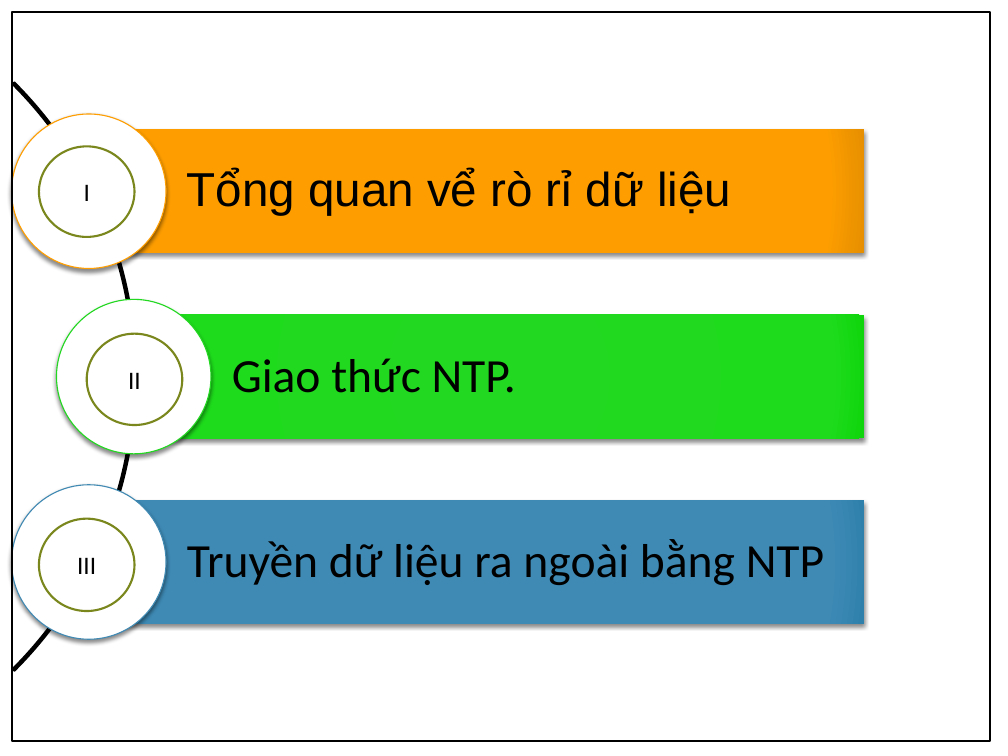
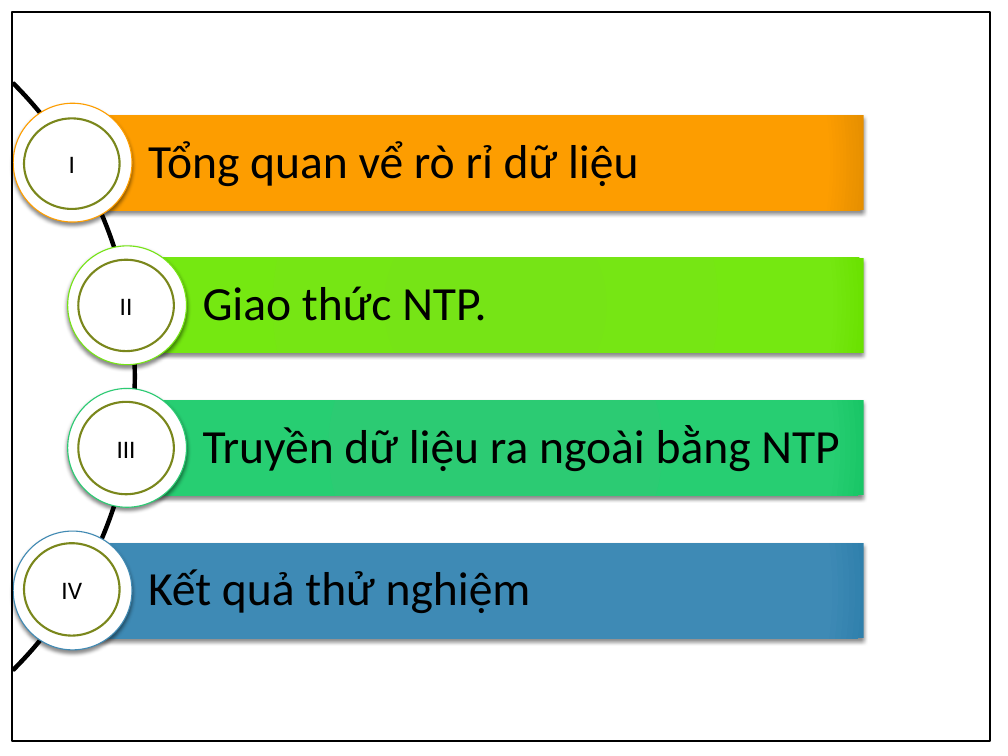
Before and after one commit to apkadmin/doan, a slide deck: slide 4 of Kỹ-thuật-khai-thác-giao-thức-Network-Time.pptx. Drawn at 1008x756 pixels with LibreOffice and Linux fonts; fonts in the diff are those of the drawing; background and template pictures are left out. Boxes give left, top, right and bottom in pixels: in the first picture for what was removed or moved away, otherwise in the second. Text is boxed around its words. In the diff, an @@ line names an element or a change of style, - is before the commit and + after.

```diff
--- a/Kỹ-thuật-khai-thác-giao-thức-Network-Time.pptx
+++ b/Kỹ-thuật-khai-thác-giao-thức-Network-Time.pptx
@@ ellipse: place and size @@
-ellipse at (11, 114, 165, 268)
+ellipse at (13, 103, 132, 222)
@@ ellipse "I": place and size @@
-ellipse "I" at (39, 146, 135, 237)
+ellipse "I" at (24, 118, 120, 209)
@@ text "Tổng quan vể rò rỉ ...": place and size @@
-text "Tổng quan vể rò rỉ ..." at (187, 169, 731, 216)
+text "Tổng quan vể rò rỉ ..." at (148, 141, 638, 186)
@@ text "Tổng quan vể rò rỉ ..." at (148, 141, 638, 186): font Arial to Calibri @@
@@ rectangle: place and size @@
-rectangle at (89, 129, 864, 253)
+rectangle at (73, 115, 864, 210)
@@ ellipse added at (68, 246, 186, 365), fill #FFFFFF, outline #76E416 0.79 pt @@
@@ ellipse "II": place and size @@
-ellipse "II" at (87, 334, 182, 425)
+ellipse "II" at (79, 260, 174, 352)
@@ text "Giao thức NTP.": place and size @@
-text "Giao thức NTP." at (232, 358, 516, 393)
+text "Giao thức NTP." at (203, 286, 486, 321)
@@ rectangle: place and size @@
-rectangle at (134, 314, 864, 438)
+rectangle at (127, 258, 864, 353)
@@ rectangle at (127, 258, 864, 353): fill gradient #23D821 to #1EDC1D to #0FD40E to gradient #76E416 to #76EA11 to #6AE201 @@
@@ ellipse: place and size @@
-ellipse at (56, 299, 211, 454)
+ellipse at (68, 388, 186, 507)
@@ ellipse at (68, 388, 186, 507): outline #23D821 0.79 pt to #2CCB73 0.79 pt @@
@@ ellipse "III": place and size @@
-ellipse "III" at (39, 519, 135, 612)
+ellipse "III" at (79, 402, 174, 495)
@@ text "Truyền dữ liệu ra ngoài ...": place and size @@
-text "Truyền dữ liệu ra ngoài ..." at (187, 539, 824, 585)
+text "Truyền dữ liệu ra ngoài ..." at (203, 425, 839, 471)
@@ rectangle added at (127, 400, 864, 495), fill gradient #2CCB73 to #28CF73 to #19C767 @@
@@ ellipse: place and size @@
-ellipse at (11, 485, 165, 639)
+ellipse at (13, 531, 132, 650)
@@ ellipse added at (24, 543, 120, 636), outline #7B871D 1.5 pt, 18 pt, text #000000 @@
+IV
@@ rectangle: place and size @@
-rectangle at (89, 500, 864, 624)
+rectangle at (73, 543, 864, 638)
@@ text added at (148, 569, 531, 613), 34 pt, text #000000 @@
+Kết quả thử nghiệm
```
Also in this commit, not shown: 5 other slides changed, 4 slides added, 2 slides removed, 39 other files.
